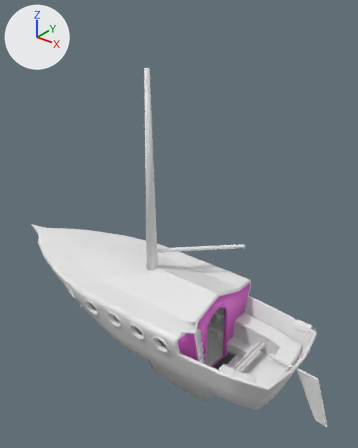
The FBX model Project 7/Assets/Models/boatchopped.fbx as it was, and as the next commit left it.
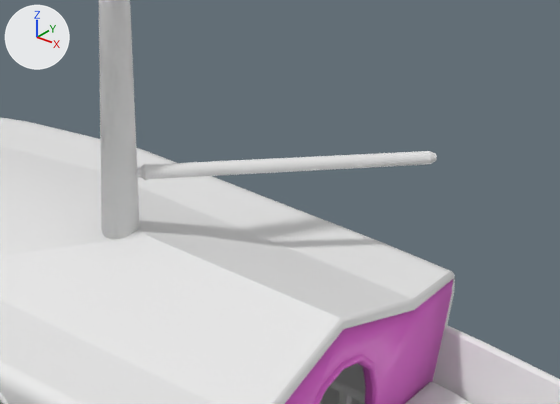
The first picture shows the older version from a 50 mm camera at (13.7, -14.7, 15.0) aimed at (1.1, 1.0, 5.2). The close-ups show both versions on the part from 33% to 79% of the width and 45% to 71% of the height of that picture; other places that the commit changed are outside them. Arrows for +X, +Y and +Z are at upper left; the lights stay in place. Where no turn or scale is listed for an object, it has been applied to the vertices. Vertices at the same position are counted once.

In view in the first close-up: 'Benchpadding', 'Mast', 'Table1', 'boom', 'doorframe', 'innerhull', 'interior wall 1.002', 'outerhull', 'roof', 'topdeck', 'trim'.
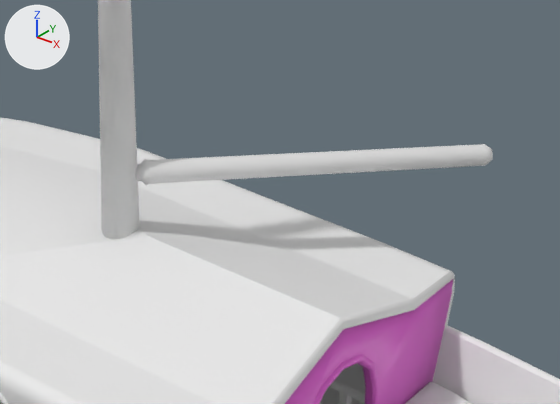
Boxes (x1, y1, x2, y2) around the edits, measured in the close-ups (560 x 404 px):
'boom', reshaped (19% wider, 43% taller): before (137, 151, 437, 180); after (135, 144, 493, 186)

What changed in the scene script:
```text
Change me_cylinder_002:
    used by ob_boom; location = (1.81, 1.23, 4.02)
    remove me_cylinder_002.from_pydata(...)  # 192 vertices, 162 faces; spans x -1.4..1.64, y -1.18..1.84, z -0.11..0.11
    add me_cylinder_002.from_pydata(...)  # 192 vertices, 162 faces; spans x -1.43..2.21, y -1.21..2.4, z -0.18..0.18
    me_cylinder_002 part 1: 192 of 192 vertices moved; they spanned x -1.4..1.64, y -1.18..1.84, z -0.11..0.11 and now span x -1.43..2.21, y -1.21..2.4, z -0.18..0.18; mean shift (0.18, 0.18, 0.0); largest move (1.54, 1.74, 0.09) -> (2.09, 2.28, 0.15)
```
